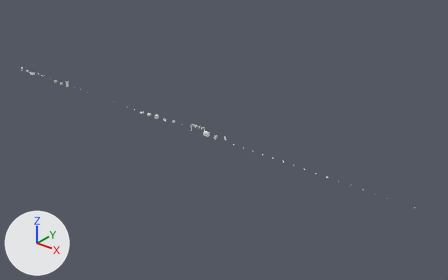
One commit to the Blender file _blender/hsws_models.blend: the scene before it, then after it.
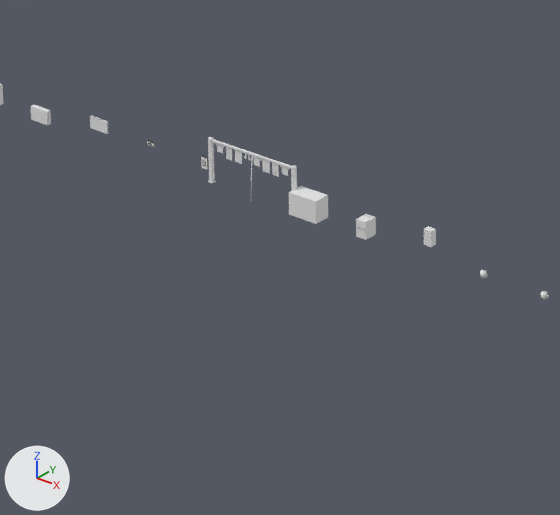
The first picture shows the older version from a 50 mm lens placed at (176.2, -111.8, 69.8), pointed at (81.8, 6.3, -3.4). The close-ups show the older and then the newer version on the part from 35% to 55% of the width and 36% to 65% of the height of that picture. Only the edits that show in the close-ups are written down. Lighting does not change. The marker at lower left points along +X, +Y and +Z.

The first close-up shows 'COL_0.025', 'COL_0.026', 'COL_0.027', 'COL_0.028', 'HSBreakerPanelUS', 'HSIconMug', 'HSToilet', 'HSWashingLine' and 14 more.
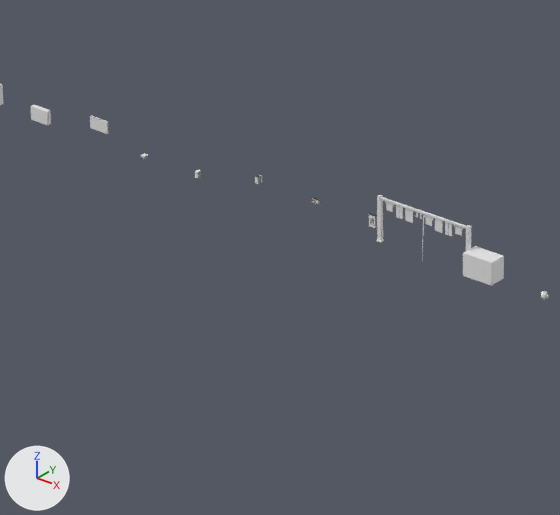
Not visible in the close-ups: 'HSUrinal'.

Where the change shows, as pixel boxes [x1, y1, x2, y2] in the close-ups (560 x 515 px):
'COL_0.029', added
    after: [463, 246, 504, 286]
'COL_0.026', moved, rescaled
    before: [289, 186, 328, 224]
    after: [255, 175, 262, 182]
'COLS_2', moved
    before: [211, 139, 291, 169]
    after: [381, 197, 466, 229]
'COLS_0', moved
    before: [208, 138, 214, 182]
    after: [377, 196, 383, 241]
'COL_0.027', moved, rescaled (57% narrower, 67% shorter)
    before: [356, 214, 376, 240]
    after: [312, 197, 320, 205]
'COLS_1', moved
    before: [291, 166, 297, 190]
    after: [466, 226, 471, 251]
'COL_0.028', moved, rescaled
    before: [424, 226, 436, 247]
    after: [368, 214, 375, 229]
'HSWashingLine_Cloth5', moved
    before: [262, 159, 270, 174]
    after: [435, 218, 443, 233]
'HSWashingLine_Cloth2', moved
    before: [235, 150, 242, 164]
    after: [405, 208, 413, 223]
'HSWashingLine_Cloth1', moved
    before: [226, 147, 232, 161]
    after: [396, 205, 403, 219]
'HSBreakerPanelUS', moved
    before: [201, 157, 207, 170]
    after: [369, 213, 377, 229]
'HSWashingLine_Cloth6', moved
    before: [272, 162, 279, 177]
    after: [445, 222, 452, 236]
'HSWashingLine', moved
    before: [208, 137, 296, 201]
    after: [376, 195, 470, 262]
'HSWashingLine_Cloth4', moved
    before: [251, 155, 262, 167]
    after: [424, 215, 434, 226]
'HSWashingLine_Cloth7', moved
    before: [280, 165, 289, 176]
    after: [454, 225, 463, 236]
'HSWashingLine_Cloth0', moved
    before: [215, 143, 224, 153]
    after: [385, 201, 395, 212]
'HSIconMug', moved
    before: [480, 270, 488, 278]
    after: [541, 291, 548, 300]
'COL_0.025', moved, rescaled (not visible afterwards)
    before: [201, 155, 209, 170]
'HSWashingLine_Cloth3', moved
    before: [244, 153, 251, 160]
    after: [415, 212, 422, 219]
'HSHifiSpeakerWall', added
    after: [255, 175, 261, 184]
'HSHifiSpeaker', added
    after: [195, 171, 201, 178]
'HSToilet', deleted
    before: [356, 214, 374, 232]
'HSHifi', added
    after: [141, 155, 149, 160]

The change, as a list of edits to the scene's bpy script:
```text
Change ob_hsbreakerpanelus:
    ob_hsbreakerpanelus.location: (75.0, 0.0, 0.0) -> (84.0, 0.0, 0.0)
Change ob_col_0_025:
    ob_col_0_025.location: (0.0, 0.45, 0.5) -> (0.0, 0.0, 0.148)
    ob_col_0_025.scale: (0.36, 0.1, 0.56) -> (0.17, 0.21, 0.288)
Change ob_hswashingline:
    ob_hswashingline.location: (78.0, 0.0, 0.0) -> (87.0, 0.0, 0.0)
Change ob_hsclothesairer:
    ob_hsclothesairer.location: (81.0, 0.0, 0.0) -> (90.0, 0.0, 0.0)
Change ob_col_0_026:
    ob_col_0_026.parent: ob_hsclothesairer -> ob_hshifispeakerwall
    ob_col_0_026.location: (0.0, 0.0, 0.5) -> (0.0, 0.372, 0.64)
    ob_col_0_026.scale: (1.42, 0.8, 1.0) -> (0.17, 0.255, 0.28)
Remove ob_hstoilet:
    ob_hstoilet = bpy.data.objects.new('HSToilet', me_hstoilet)
Change ob_col_0_027:
    ob_col_0_027.parent: ob_hstoilet -> ob_hsconsumerunituk
    ob_col_0_027.location: (0.0, 0.02, 0.4) -> (0.0, 0.45, 0.5)
    ob_col_0_027.scale: (0.5, 0.64, 0.78) -> (0.4, 0.1, 0.22)
Change ob_hstoilet_water:
    remove ob_hstoilet_water.parent = ob_hstoilet
Change ob_hstoilet_soil:
    remove ob_hstoilet_soil.parent = ob_hstoilet
Remove ob_hsurinal:
    ob_hsurinal = bpy.data.objects.new('HSUrinal', me_hsurinal)
Change ob_col_0_028:
    ob_col_0_028.parent: ob_hsurinal -> ob_hsbreakerpanelus
    ob_col_0_028.location: (0.0, 0.38, 0.72) -> (0.0, 0.45, 0.5)
    ob_col_0_028.scale: (0.38, 0.3, 0.7) -> (0.36, 0.1, 0.56)
Change ob_hsurinal_water:
    remove ob_hsurinal_water.parent = ob_hsurinal
Change ob_hsurinal_soil:
    remove ob_hsurinal_soil.parent = ob_hsurinal
Change ob_hsiconmug:
    ob_hsiconmug.location: (90.0, 0.0, 0.0) -> (93.0, 0.0, 0.0)
Add ob_hshifispeakerwall:
    ob_hshifispeakerwall = bpy.data.objects.new('HSHifiSpeakerWall', me_hshifispeakerwall)  # 336 vertices, 234 faces; spans x -0.086..0.086, y 0.231..0.5, z 0.5..0.781; in mat_hs_dark (white #e7e7e7), mat_hs_water (white #e7e7e7), mat_hs_grille (white #e7e7e7), mat_hs_chrome (white #e7e7e7), mat_hs_grey (white #e7e7e7), mat_hs_red (white #e7e7e7)
    ob_hshifispeakerwall.location = (78.0, 0.0, 0.0)
Add ob_col_0_029:
    ob_col_0_029 = bpy.data.objects.new('COL_0.029', me_col_hsclothesairer_0)
    ob_col_0_029.parent = ob_hsclothesairer
    ob_col_0_029.location = (0.0, 0.0, 0.5)
    ob_col_0_029.scale = (1.42, 0.8, 1.0)
Add ob_hshifispeaker:
    ob_hshifispeaker = bpy.data.objects.new('HSHifiSpeaker', me_hshifispeaker)  # 344 vertices, 236 faces; spans x -0.086..0.086, y -0.119..0.124, z 0.0..0.289; in mat_hs_dark (white #e7e7e7), mat_hs_water (white #e7e7e7), mat_hs_grille (white #e7e7e7), mat_hs_chrome (white #e7e7e7), mat_hs_grey (white #e7e7e7), mat_hs_red (white #e7e7e7)
    ob_hshifispeaker.location = (75.0, 0.0, 0.0)
Add ob_hshifi:
    ob_hshifi = bpy.data.objects.new('HSHifi', me_hshifi)  # 792 vertices, 470 faces; spans x -0.11..0.11, y -0.156..0.133, z 0.0..0.158; in mat_hs_dark (white #e7e7e7), mat_hs_water (white #e7e7e7), mat_hs_grey (white #e7e7e7), mat_hs_chrome (white #e7e7e7), mat_hs_screen (white #e7e7e7), mat_hs_white (white #e7e7e7), mat_hs_red (white #e7e7e7)
    ob_hshifi.location = (72.0, 0.0, 0.0)
```
